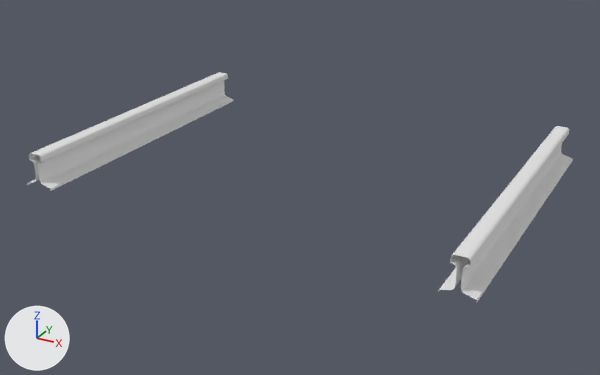
Renders of the Blender file models_src/props_rails/track_straight_64a.blend from each side of a commit.
One viewpoint serves both versions: a camera (50 mm lens) standing at (73.0, -136.6, 64.5) and looking at (-0.5, -3.1, -2.2). Every picture has the same lights, and +X, +Y and +Z are marked at lower left. Mesh edges are drawn as thin lines on the coarser meshes.

In view in the first picture: 'track_straight_64a_ref'.
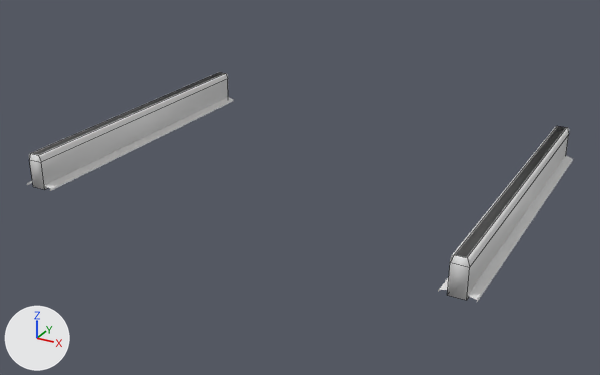
Where the change shows, as pixel boxes (x1, y1, x2, y2) in the pictures (600 x 375 px):
'track_straight_64a_phys', added: after (29, 72, 569, 300)

Patch to the scene script:
```diff
--- a/models_src/props_rails/track_straight_64a.blend.py
+++ b/models_src/props_rails/track_straight_64a.blend.py
@@ me_track_straight_64a_phys @@
+me_track_straight_64a_phys.from_pydata(...)  # 24 vertices, 20 faces; spans x -43.5..43.5, y -32.0..32.0, z 0.0..7.0
+me_track_straight_64a_phys.polygons.foreach_set('use_smooth', [True] * 20)
@@ ob_track_straight_64a_phys @@
+ob_track_straight_64a_phys = bpy.data.objects.new('track_straight_64a_phys', me_track_straight_64a_phys)
+ob_track_straight_64a_phys.location = (0.0, 0.0, 0.0)
```
